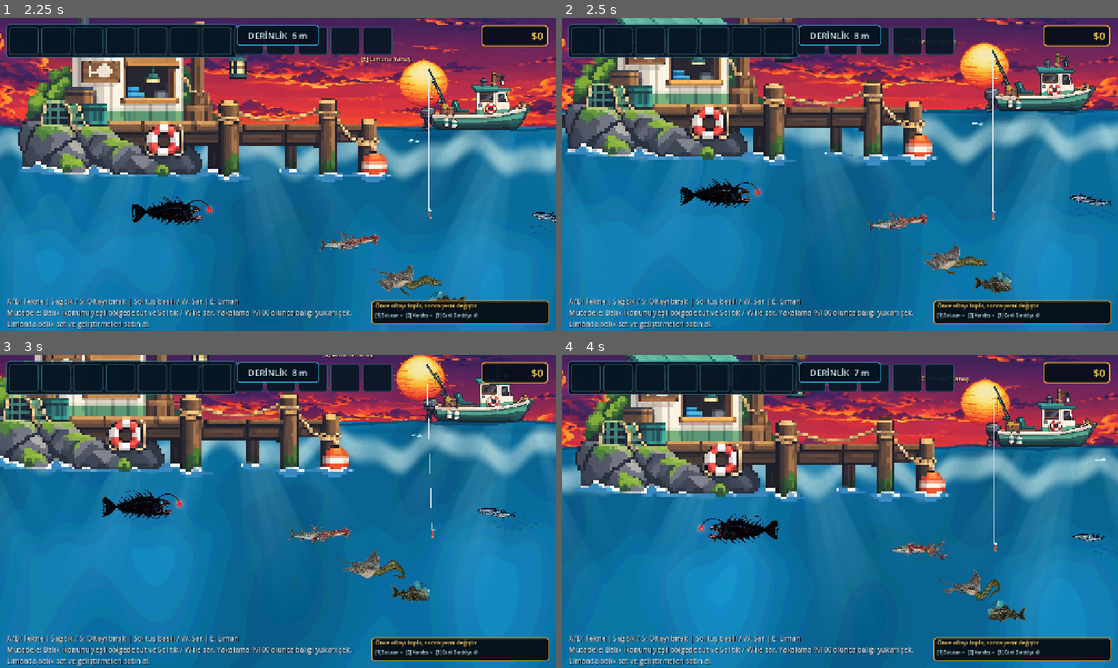
Above: before the commit, frames 1-4 (two rows, left to right).
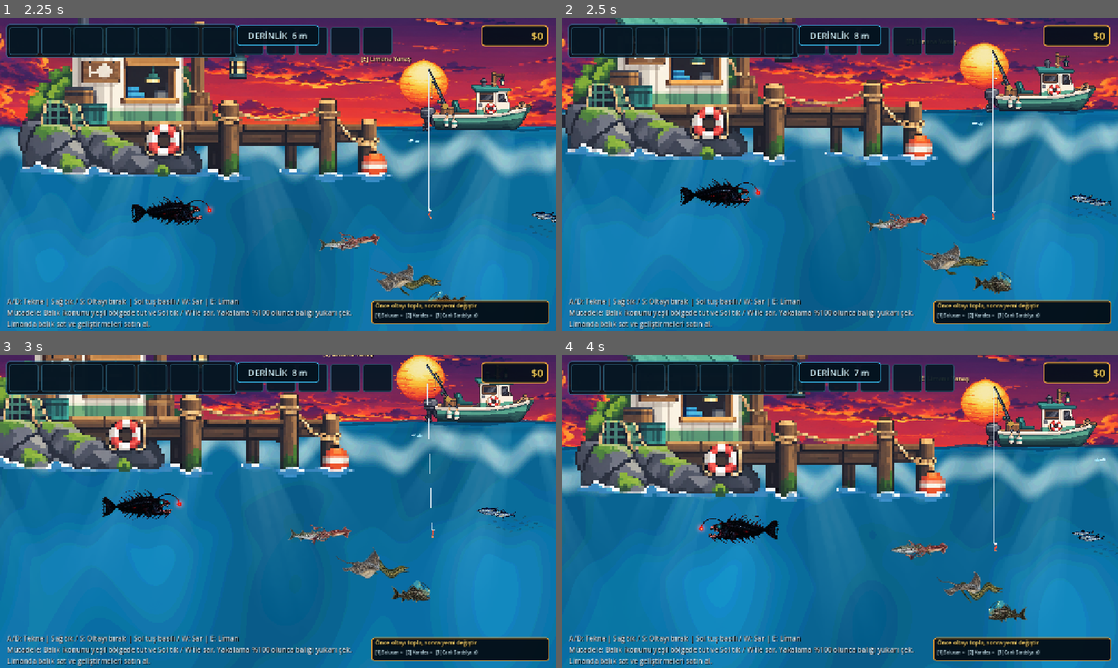
Above: after the commit, the same moments.

Repository: mirackayademir/TinyFisher
Game: Godot game, scene res://scenes/world.tscn
The game is run twice, just before and just after one commit, with the same random seed, the same clock (stepped at 60 frames per second) and the same inputs.
Inputs (mouse positions are in pixels of both pictures, inside the frame that each line leads up to):
- Up to frame 1 (2.25 s): tap Enter at 0.5 s; move the mouse to (400, 158) at 0.52 s; hold D (move_right) 0.53-1.28 s; tap E (dock) at 0.6 s; click (400, 158) at 0.67 s; move the mouse to (166, 190) at 1.27 s; hold S 1.28-2.03 s; tap 1 at 1.35 s; move the mouse to (333, 105) at 2.02 s; hold D (move_right) from 2.03 s (still down); tap 2 at 2.1 s
- Up to frame 2 (2.5 s): keep holding D (move_right)
- Up to frame 3 (3 s): move the mouse to (250, 574) at 2.77 s; release D (move_right) at 2.78 s; hold W from 2.78 s (still down); tap 3 at 2.85 s; click (250, 574) at 2.92 s
- Up to frame 4 (4 s): move the mouse to (1006, 558) at 3.52 s; release W at 3.53 s; hold A (move_left) from 3.53 s (still down); tap E (dock) at 3.6 s

Frame 1 is identical in both runs. In frame 2, 0.1% of the frame differs, in the area x 68-97%, y 57-83%; in frame 3, 0.5%; in frame 4, 0.8%, in the area x 61-96%, y 55-86%.

Commit message:
Fix hook bites for all fish species

Diff:
--- a/scenes/boat.tscn
+++ b/scenes/boat.tscn
@@ -9,7 +9,7 @@
 size = Vector2(300, 92)
 
 [sub_resource type="RectangleShape2D" id="RectangleShape2D_82fyb"]
-size = Vector2(18, 22)
+size = Vector2(44, 44)
 
 [node name="Boat" type="CharacterBody2D" unique_id=1129358676]
 script = ExtResource("1_0063d")
--- a/scenes/fish.gd
+++ b/scenes/fish.gd
@@ -172,12 +172,56 @@
 		_:
 			behavior_speed_multiplier = 1.0
 
+	# Bütün türler için ortak "yemi alma" katmanı.
+	# Türün kendi yüzüş karakterini korur, fakat aktif ve boş kanca yakındaysa
+	# balığın kancayı ıskalayıp sonsuza kadar etrafında dolaşmasını engeller.
+	_apply_hook_bite_assist()
+
 	behavior_vertical_offset = move_toward(
 		behavior_vertical_offset,
 		behavior_vertical_target,
 		vertical_response * delta
 	)
 	turn_roll = move_toward(turn_roll, 0.0, deg_to_rad(34.0) * delta)
+
+
+
+func _apply_hook_bite_assist() -> void:
+	if not _hook_can_attract_fish():
+		return
+
+	var hook_distance: float = global_position.distance_to(world_hook.global_position)
+	var collision_size: Vector2 = FishCatalog.get_collision_size(fish_type)
+	var fish_span: float = maxf(collision_size.x, collision_size.y)
+
+	# Büyük balıklar biraz daha uzaktan yemi fark eder; küçüklerde menzil daha dar kalır.
+	var attraction_radius: float = clampf(135.0 + fish_span * 0.55, 150.0, 290.0)
+	if hook_distance > attraction_radius:
+		return
+
+	var to_hook_x: float = world_hook.global_position.x - global_position.x
+	if absf(to_hook_x) > 2.0:
+		direction = 1.0 if to_hook_x > 0.0 else -1.0
+
+	var desired_vertical: float = world_hook.global_position.y - start_y
+	var vertical_limit: float = clampf(65.0 + fish_span * 0.48, 80.0, 180.0)
+	behavior_vertical_target = clampf(desired_vertical, -vertical_limit, vertical_limit)
+	behavior_range_multiplier = maxf(behavior_range_multiplier, 1.45)
+
+	# Kancaya yaklaştıkça yeme doğru kararlı bir son hamle yapar.
+	var proximity: float = 1.0 - clampf(hook_distance / attraction_radius, 0.0, 1.0)
+	var bite_speed: float = lerpf(1.05, 1.85, proximity)
+	behavior_speed_multiplier = maxf(behavior_speed_multiplier, bite_speed)
+
+	if hook_distance < 72.0:
+		behavior_speed_multiplier = maxf(behavior_speed_multiplier, 1.95)
+		behavior_vertical_target = clampf(
+			world_hook.global_position.y - start_y,
+			-vertical_limit,
+			vertical_limit
+		)
+
+	update_sprite_direction()
 
 
 func _update_sardine_behavior() -> void:
